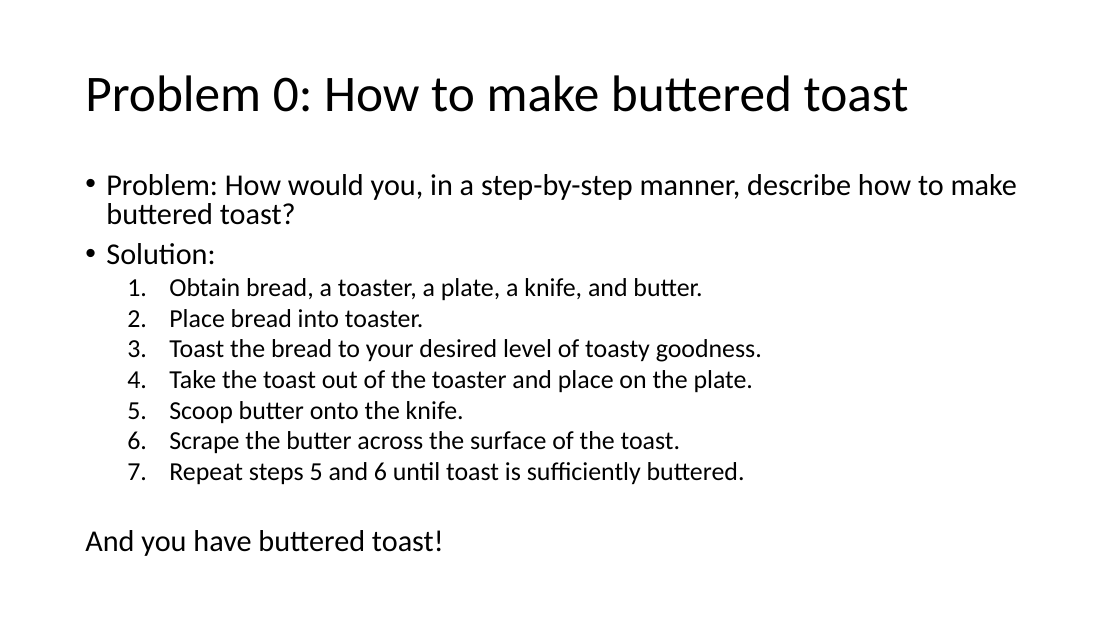
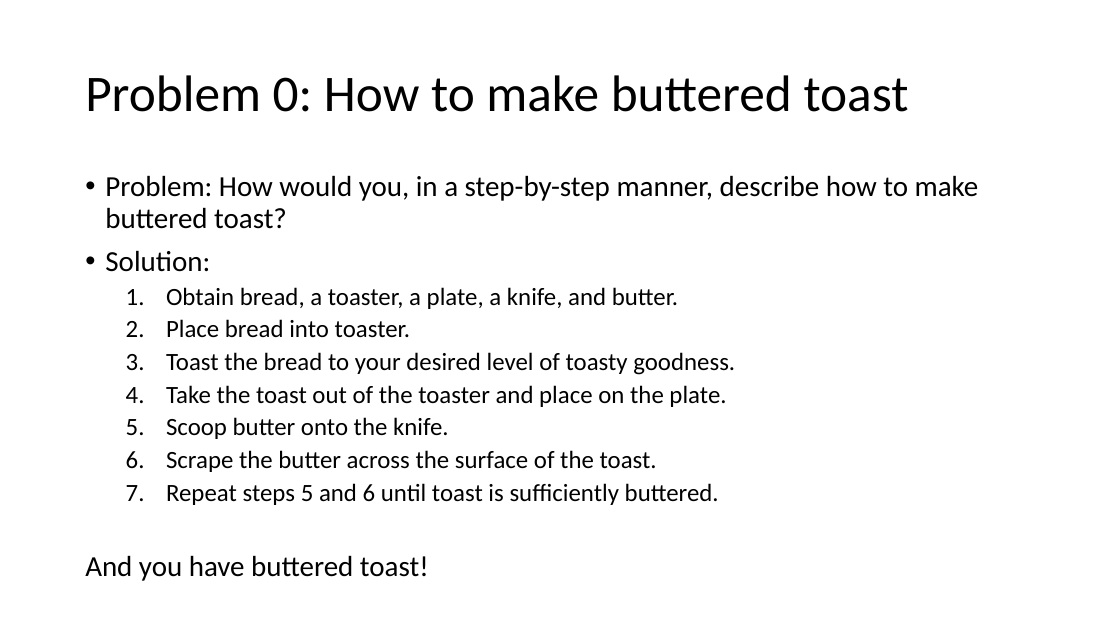
Before and after one commit to MrJoshGross/Course-Curricular-Material, a slide deck: slide 3 of Computer Science Discoveries/Lectures/Lecture 0 - Problems and Problem Solving.pptx. Drawn at 1120x630 pixels with LibreOffice and Linux fonts; fonts in the diff are those of the drawing. Boxes give left, top, right and bottom in pixels: in the first picture for what was removed or moved away, otherwise in the second. Text is boxed around its words. In the diff, an @@ line names an element or a change of style, - is before the commit and + after.

Commit message:
Expand on algorithm designs, add problems 3 and 4

```diff
--- a/Computer Science Discoveries/Lectures/Lecture 0 - Problems and Problem Solving.pptx
+++ b/Computer Science Discoveries/Lectures/Lecture 0 - Problems and Problem Solving.pptx
@@ text "Problem: How would you, in ..." at box(85, 175, 979, 581): size 25.9 to 24.9 pt in "Problem: How would you, in a step-by-step ...", "Solution:", "And you have buttered toast!"; size 22.2 to 21.4 pt in "Obtain bread, a toaster, a plate, a ...", "Place bread into toaster.", "Toast the bread to your desired level ...", "Take the toast out of the toaster ..." and 3 more places; indent changed; line spacing 0.8 to 0.9 @@
```
Also in this commit, not shown: 8 other slides changed, 26 slides added, 1 other file.
